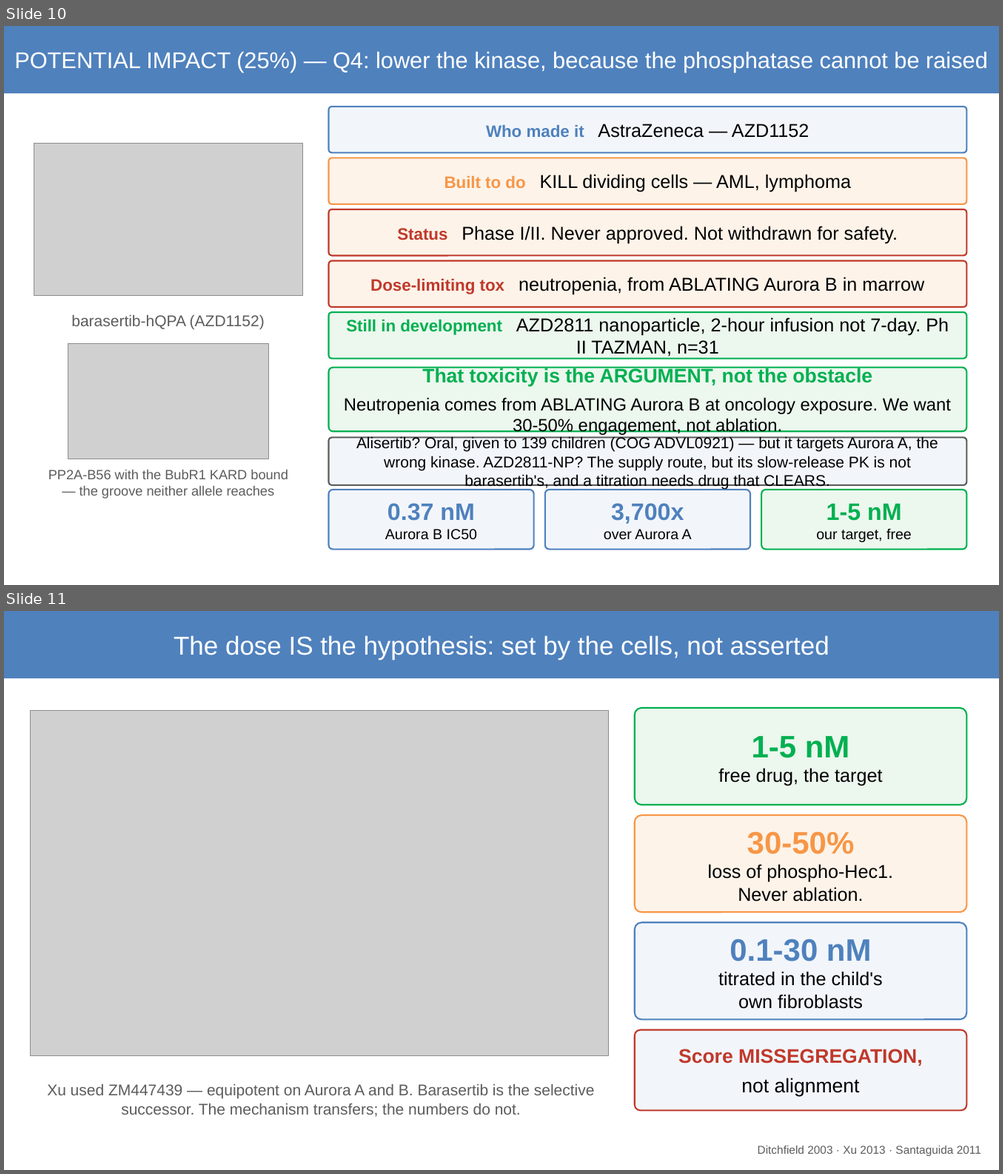
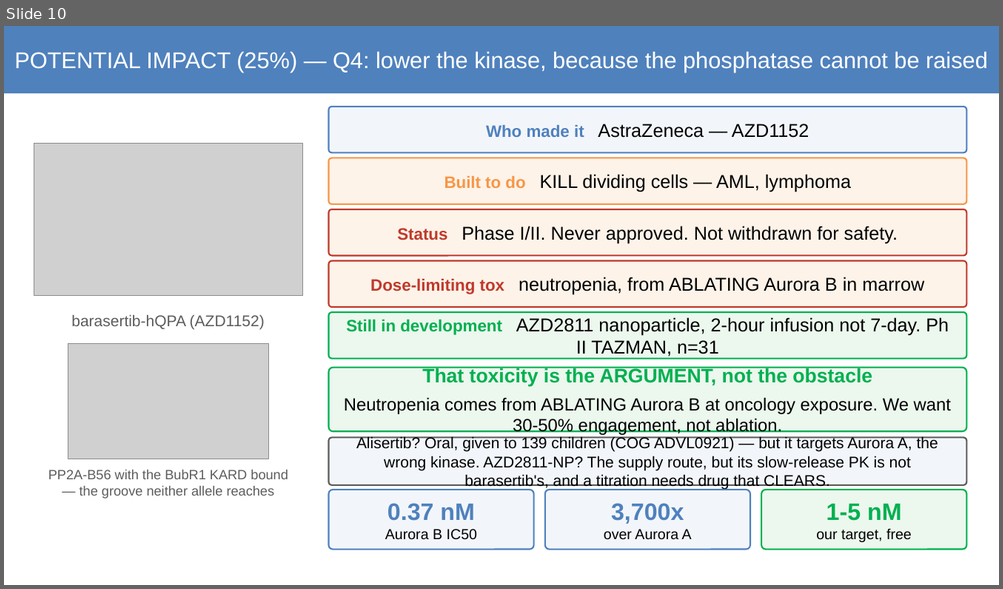
Before and after one commit to asheus/mva-track2-2026, a slide deck: docs/mva/MVA-Track2.pptx. Shown one above the other, each under a label of ours: slides 10 and 11 before the commit, slide 10 after it. The pictures are 1003x1174 and 1003x589 pixels, drawn with LibreOffice and Linux fonts; fonts in the diff are those of the drawing; grey boxes stand for pictures. Boxes give left, top, right and bottom in pixels: in the first picture for what was removed or moved away, otherwise in the second. Text is boxed around its words. In the diff, an @@ line names an element or a change of style, - is before the commit and + after.

Commit message:
Deck: dose anchored on the AZD2811 phase I human dose-escalation

```diff
--- a/docs/mva/MVA-Track2.pptx
+++ b/docs/mva/MVA-Track2.pptx
@@ slide 11 removed at (x1=4, y1=611, x2=999, y2=1170), background #FFFFFF @@
@@ rectangle removed at (x1=4, y1=611, x2=999, y2=679) @@
-The dose IS the hypothesis: set by the cells, not asserted
@@ picture removed at (x1=30, y1=710, x2=609, y2=1056) @@
@@ rounded rectangle removed at (x1=634, y1=708, x2=967, y2=805) @@
-1-5 nM
-free drug, the target
@@ rounded rectangle removed at (x1=634, y1=815, x2=967, y2=912) @@
-30-50%
-loss of phospho-Hec1.
-Never ablation.
@@ rounded rectangle removed at (x1=634, y1=923, x2=967, y2=1020) @@
-0.1-30 nM
-titrated in the child's
-own fibroblasts
@@ rounded rectangle removed at (x1=634, y1=1031, x2=967, y2=1111) @@
-Score MISSEGREGATION,
-not alignment
@@ text removed at (x1=47, y1=1085, x2=595, y2=1117) @@
-Xu used ZM447439 — equipotent on Aurora A and B. Barasertib is the selective successor. The mechanism transfers; the numbers do not.
@@ text removed at (x1=757, y1=1146, x2=981, y2=1156) @@
-Ditchfield 2003 · Xu 2013 · Santaguida 2011
```
Also in this commit, not shown: 1 slide added, 1 other file.
